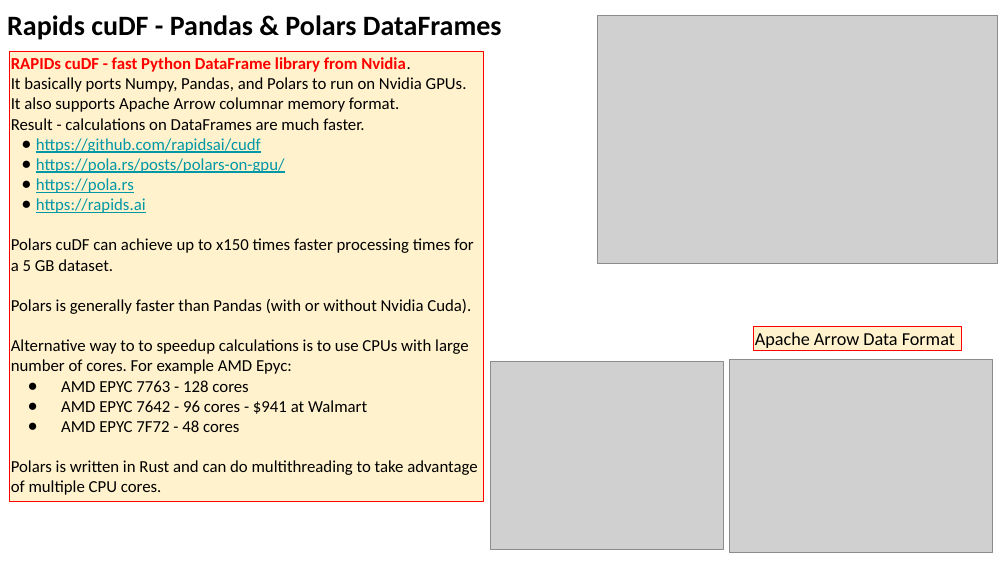
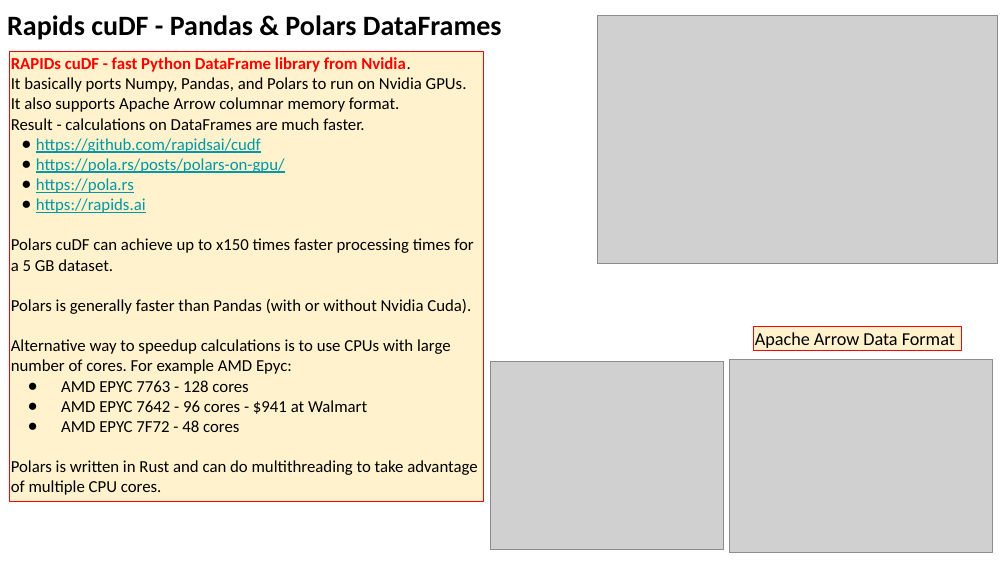
Before and after one commit to lselector/seminar, a slide deck: slide 11 of 2024/2024-08-30-AI-Updates.pptx. Drawn at 1008x567 pixels with LibreOffice and Linux fonts; fonts in the diff are those of the drawing; grey boxes stand for pictures. Boxes give left, top, right and bottom in pixels: in the first picture for what was removed or moved away, otherwise in the second. Text is boxed around its words. In the diff, an @@ line names an element or a change of style, - is before the commit and + after.

```diff
--- a/2024/2024-08-30-AI-Updates.pptx
+++ b/2024/2024-08-30-AI-Updates.pptx
@@ text in rectangle at (x1=11, y1=339, x2=451, y2=374): text changed @@
-Alternative way to to speedup calculations is to use CPUs with large number of cores. For example AMD Epyc:
+Alternative way to speedup calculations is to use CPUs with large number of cores. For example AMD Epyc:
```
Also in this commit, not shown: 3 other slides changed.
